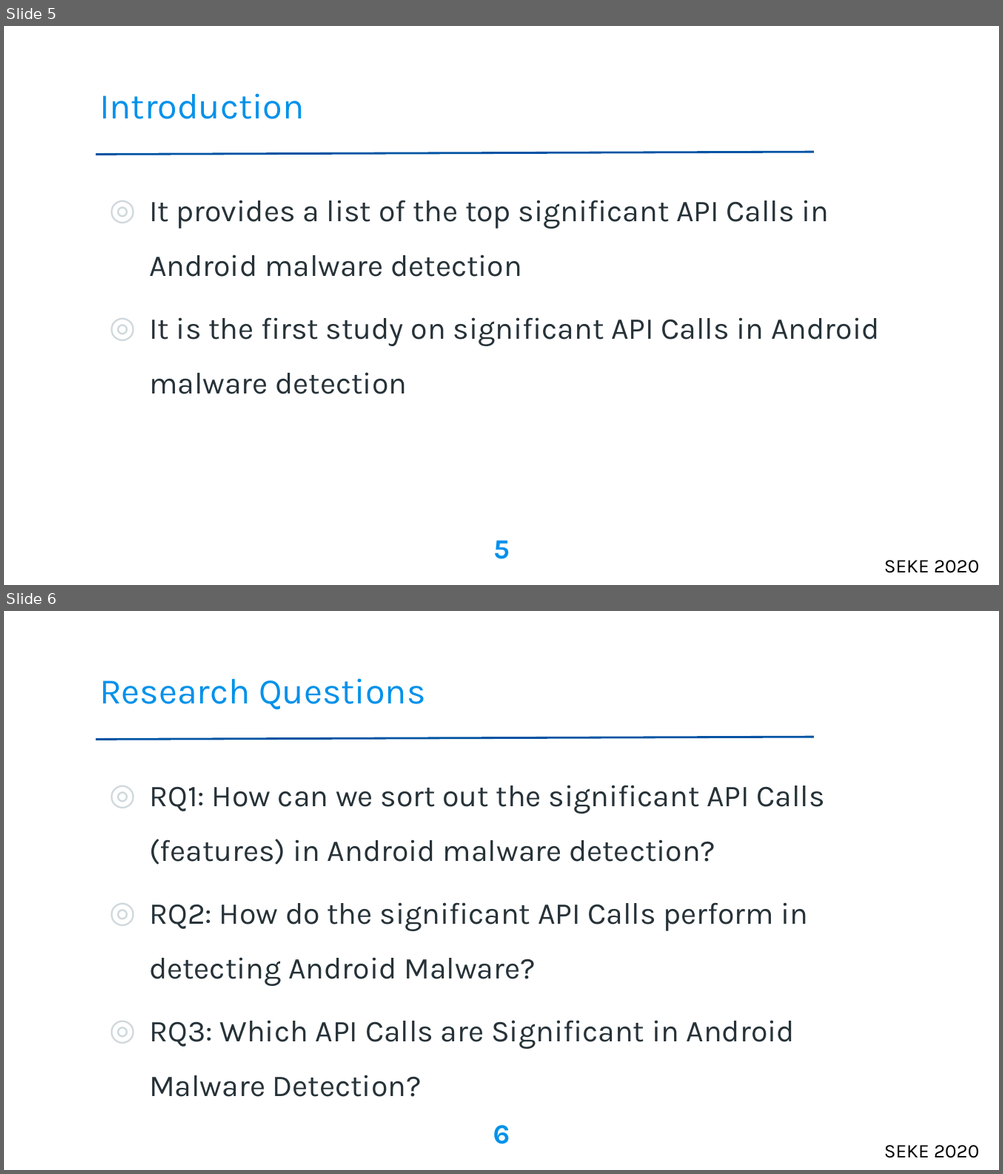
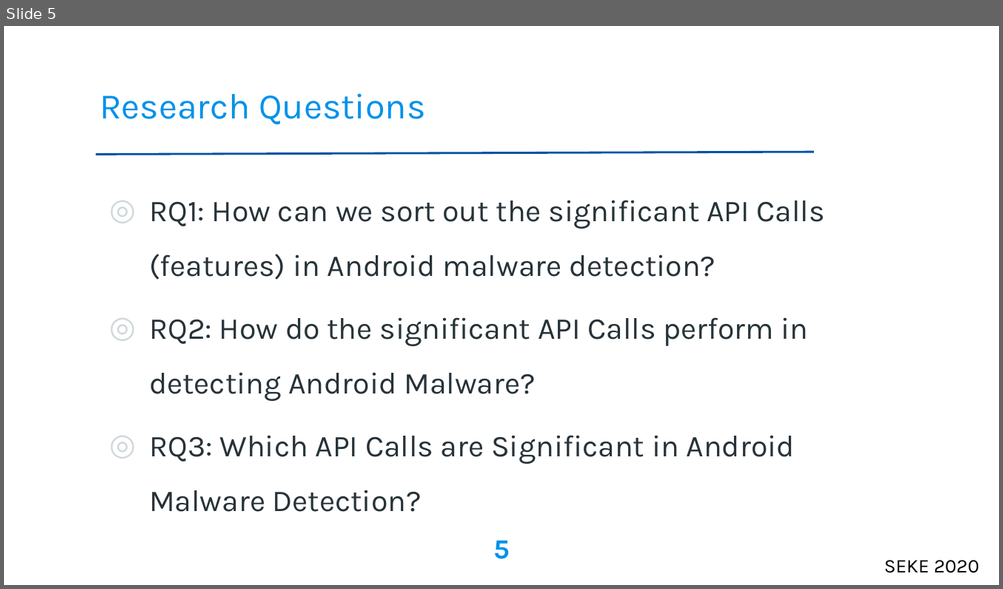
Before and after one commit to galib19/MS_Thesis, a slide deck: SEKE'20/paper143.ppt. Shown one above the other, each under a label of ours: slides 5 and 6 before the commit, slide 5 after it. The pictures are 1003x1174 and 1003x589 pixels, drawn with LibreOffice and Linux fonts; fonts in the diff are those of the drawing; background and template pictures are left out. Boxes give left, top, right and bottom in pixels: in the first picture for what was removed or moved away, otherwise in the second. Text is boxed around its words. In the diff, an @@ line names an element or a change of style, - is before the commit and + after.

```diff
--- a/SEKE'20/paper143.ppt
+++ b/SEKE'20/paper143.ppt
@@ slide 5 removed at <box>4,26,999,585</box>, background picture (left out); not listed: 1 template element that a slide beside it also shows @@
@@ title removed at <box>99,93,304,119</box> @@
-Introduction
@@ line removed from (96, 154) to (814, 153) @@
@@ text removed at <box>149,200,879,395</box> @@
-◎ It provides a list of the top significant API Calls in Android malware detection
-◎ It is the first study on significant API Calls in Android malware detection
@@ page number removed at <box>493,540,509,560</box> @@
-5
@@ what was slide 6 is now slide 5 @@
@@ page number at <box>493,540,509,560</box>: text changed @@
-6
+5
```
Also in this commit, not shown: 10 slides changed, 2 other files.
